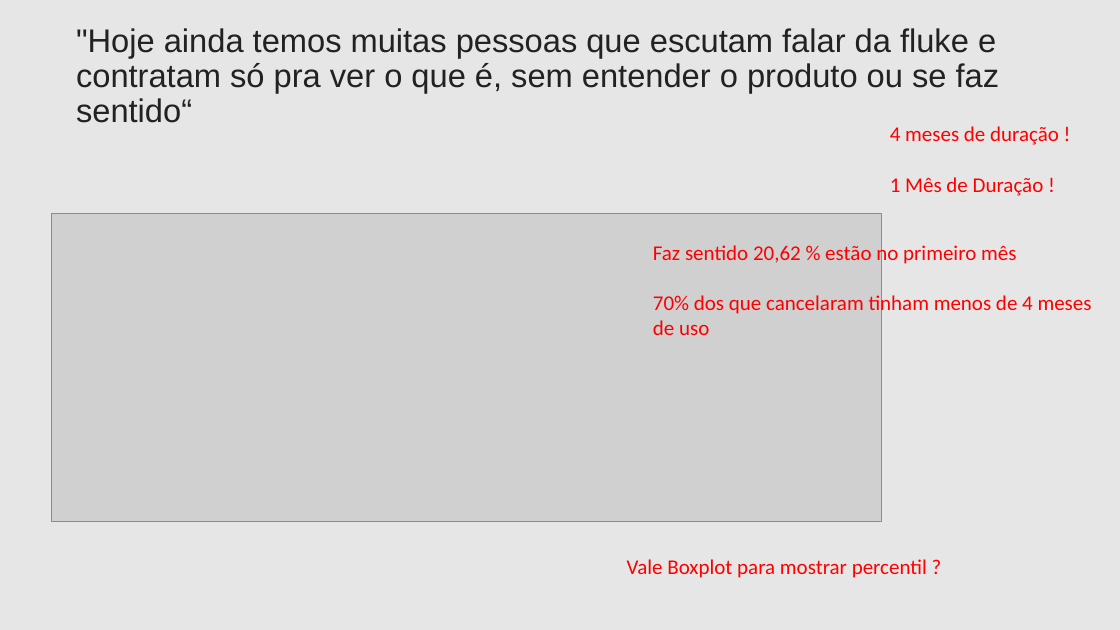
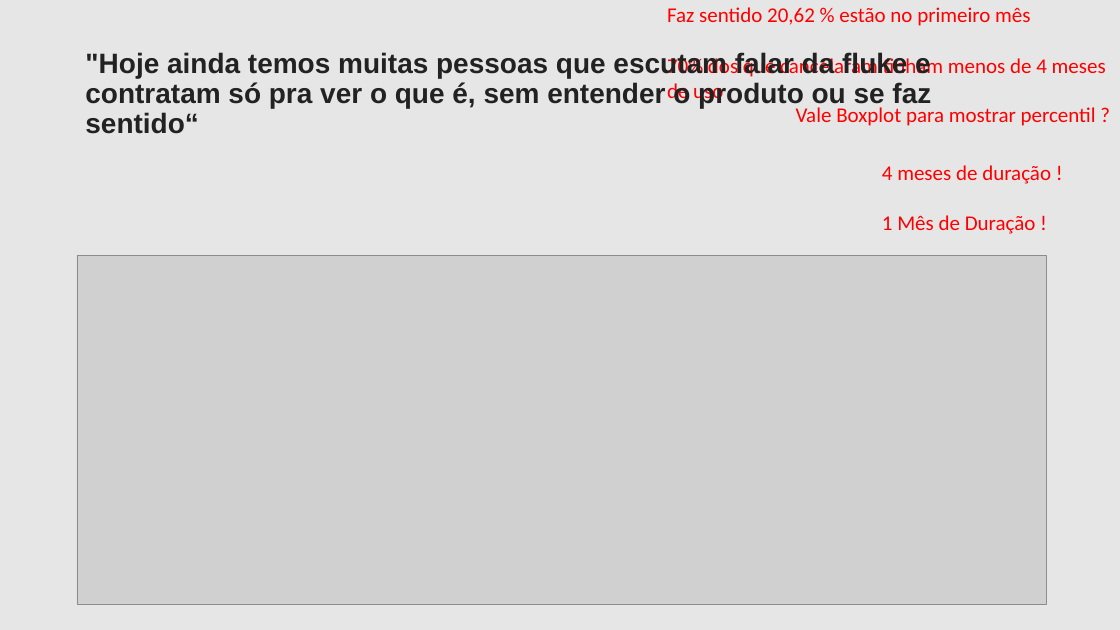
Before and after one commit to filipeaguiarrod/Fluke-Case, a slide deck: slide 6 of Churn_Case.pptx. Drawn at 1120x630 pixels with LibreOffice and Linux fonts; fonts in the diff are those of the drawing; grey boxes stand for pictures. Boxes give left, top, right and bottom in pixels: in the first picture for what was removed or moved away, otherwise in the second. Text is boxed around its words. In the diff, an @@ line names an element or a change of style, - is before the commit and + after.

```diff
--- a/Churn_Case.pptx
+++ b/Churn_Case.pptx
@@ background #E7E6E6 to #E6E6E6 @@
@@ text "Faz sentido 20,62 % estão ..." rewrapped from <box>653,242,1092,335</box> to <box>667,7,1106,104</box> @@
@@ title ""Hoje ainda temos muitas pessoas ...": place and size @@
-title ""Hoje ainda temos muitas pessoas ..." at <box>76,28,1000,123</box>
+title ""Hoje ainda temos muitas pessoas ..." at <box>85,52,931,134</box>
@@ title ""Hoje ainda temos muitas pessoas ..." at <box>85,52,931,134</box>: size 28 to 24 pt, bold on; less space between paragraphs; vertical alignment top to middle @@
@@ text "Vale Boxplot para mostrar percentil ...": place and size @@
-text "Vale Boxplot para mostrar percentil ..." at <box>627,559,927,578</box>
+text "Vale Boxplot para mostrar percentil ..." at <box>796,107,1096,126</box>
@@ text "4 meses de duração !": place and size @@
-text "4 meses de duração !" at <box>890,126,1059,196</box>
+text "4 meses de duração !" at <box>882,165,1051,234</box>
@@ picture: place and size @@
-picture at <box>51,213,882,522</box>
+picture at <box>77,255,1047,604</box>
```
Also in this commit, not shown: 8 other slides changed, 5 other files.
